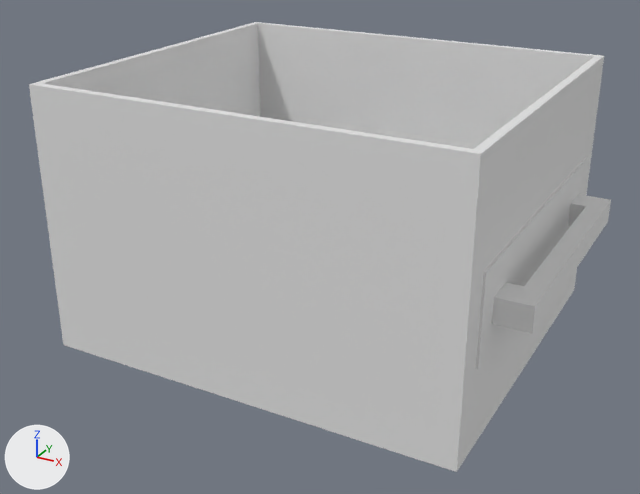
What one commit did to the FBX model Assets/Models/Office/arxivador.FBX.
Rendered twice from a camera (50 mm lens) standing at (0.328, -0.799, 0.387) and looking at (-0.094, -0.031, 0.003). Lighting does not change. The marker at lower left points along +X, +Y and +Z. Where no turn or scale is listed for an object, it has been applied to the vertices.
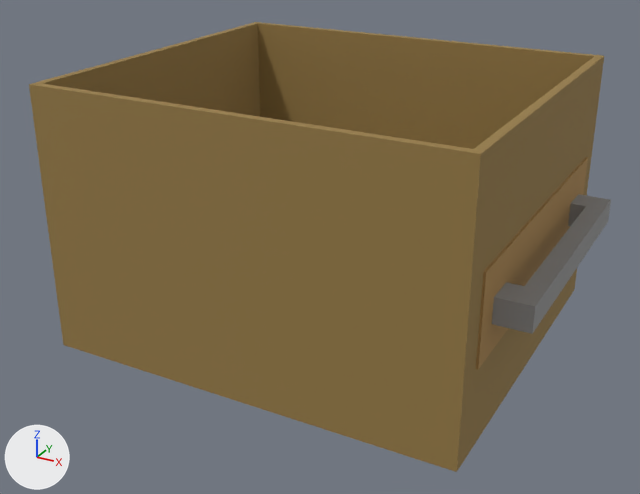
The newer file is also turned or shifted as a whole; pictures and numbers use the older file's frame.

Boxes (x1, y1, x2, y2) around the edits, measured in the pictures (640 x 494 px):
```json
{"part": 1, "of": "me_mesh", "change": "recoloured", "before": [29, 22, 604, 472], "after": [29, 22, 604, 472], "on screen": "grey to brown"}
{"part": 2, "of": "me_mesh", "change": "recoloured", "before": [492, 282, 535, 334], "after": [492, 282, 535, 334]}
{"part": 3, "of": "me_mesh", "change": "recoloured", "before": [568, 194, 610, 226], "after": [568, 194, 610, 226]}
{"part": 4, "of": "me_mesh", "change": "recoloured", "before": [525, 200, 611, 334], "after": [525, 200, 611, 334]}
{"part": 5, "of": "me_mesh", "change": "recoloured", "before": [478, 157, 588, 369], "after": [478, 157, 588, 369], "on screen": "grey to brown"}
{"part": 6, "of": "me_mesh", "change": "recoloured", "before": [476, 272, 486, 369], "after": [476, 272, 486, 369], "on screen": "grey to brown"}
```

The change, as JSON lines over the scene's bpy script:
```json
{"op": "add", "block": "mat_agafador", "code": ["mat_agafador = principled_material('agafador')", "mat_agafador.base_color = (0.302, 0.302, 0.302)  # grey #959595", "mat_agafador.roughness = 0.859"]}
{"op": "add", "block": "mat_calaix", "code": ["mat_calaix = principled_material('calaix')", "mat_calaix.base_color = (0.314, 0.204, 0.0627)  # brown #987d47", "mat_calaix.roughness = 0.859"]}
{"op": "add", "block": "mat_placa", "code": ["mat_placa = principled_material('placa')", "mat_placa.base_color = (0.424, 0.247, 0.0784)  # brown #ae884f", "mat_placa.roughness = 0.859"]}
{"block": "me_mesh", "where": "me_mesh.from_pydata(...)  # 40 vertices, 36 faces; spans x -0.244..0.244, y -0.2..0.2, z -0.142..0.142"}
{"block": "me_mesh", "where": "# used by ob_box002; location = (-0.075, 0.001, 0.046)"}
{"block": "me_mesh", "change": "me_mesh part 1: all 17 faces centred in x -0.244..0.206, y -0.2..0.2, z -0.142..0.142 switch from no material to mat_calaix (brown #987d47)"}
{"block": "me_mesh", "change": "me_mesh part 2: all 5 faces centred in x 0.208..0.226, y -0.143..-0.11, z -0.025..0.0 switch from no material to mat_agafador (grey #959595)"}
{"block": "me_mesh", "change": "me_mesh part 3: all 5 faces centred in x 0.208..0.226, y 0.11..0.143, z -0.025..0.0 switch from no material to mat_agafador (grey #959595)"}
{"block": "me_mesh", "change": "me_mesh part 4: all 4 faces centred in x 0.225..0.244, y 0.0, z -0.025..0.0 switch from no material to mat_agafador (grey #959595)"}
{"block": "me_mesh", "change": "me_mesh part 5: all 3 faces centred in x 0.207..0.208, y 0.0, z -0.056..0.035 switch from no material to mat_placa (brown #ae884f)"}
{"block": "me_mesh", "change": "me_mesh part 6: the 1 face centred in x 0.207, y -0.17, z -0.01 switches from no material to mat_placa (brown #ae884f)"}
```
